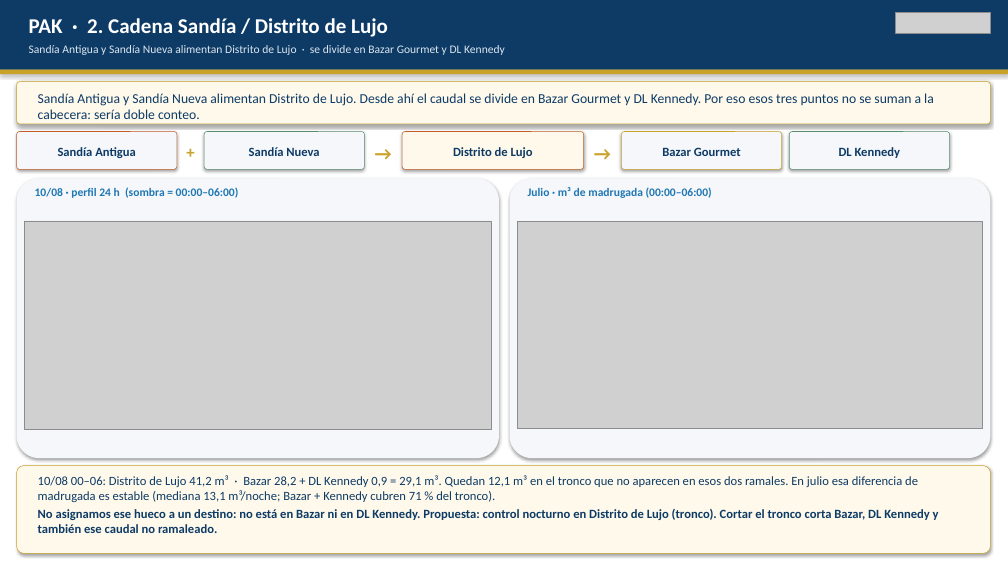
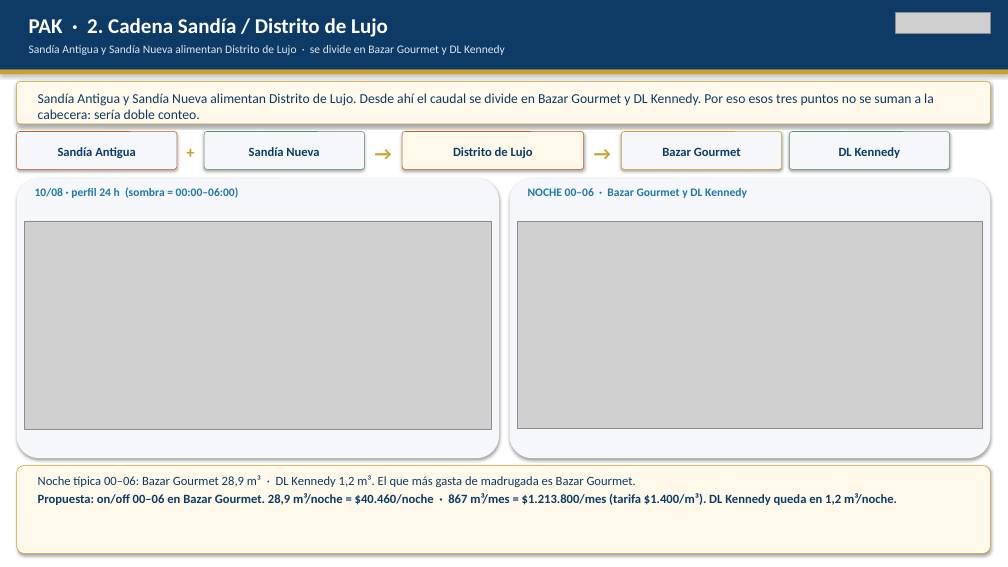
Before and after one commit to anibaloperacionesWes/wes-scripts, a slide deck: slide 15 of reports/Parque_Arauco/TMP_7MALLS/entrega_diego_anibal/Recorrido_ejecutivo_PA_MAE_20260817.pptx. Drawn at 1008x567 pixels with LibreOffice and Linux fonts; fonts in the diff are those of the drawing; grey boxes stand for pictures. Boxes give left, top, right and bottom in pixels: in the first picture for what was removed or moved away, otherwise in the second. Text is boxed around its words. In the diff, an @@ line names an element or a change of style, - is before the commit and + after.

```diff
--- a/reports/Parque_Arauco/TMP_7MALLS/entrega_diego_anibal/Recorrido_ejecutivo_PA_MAE_20260817.pptx
+++ b/reports/Parque_Arauco/TMP_7MALLS/entrega_diego_anibal/Recorrido_ejecutivo_PA_MAE_20260817.pptx
@@ text at box(528, 188, 747, 198): text changed @@
-Julio · m³ de madrugada (00:00–06:00)
+NOCHE 00–06 · Bazar Gourmet y DL Kennedy
@@ text at box(38, 475, 897, 505): text changed; bold on @@
-10/08 00–06: Distrito de Lujo 41,2 m³ · Bazar 28,2 + DL Kennedy 0,9 = 29,1 m³. Quedan 12,1 m³ en el tronco que no aparecen en esos dos ramales. En julio esa diferencia de madrugada es estable (mediana 13,1 m³/noche; Bazar + Kennedy cubren 71 % del tronco).
-No asignamos ese hueco a un destino: no está en Bazar ni en DL Kennedy. Propuesta: control nocturno en Distrito de Lujo (tronco). Cortar el tronco corta Bazar, DL Kennedy y también ese caudal no ramaleado.
+Noche típica 00–06: Bazar Gourmet 28,9 m³ · DL Kennedy 1,2 m³. El que más gasta de madrugada es Bazar Gourmet.
+Propuesta: on/off 00–06 en Bazar Gourmet. 28,9 m³/noche = $40.460/noche · 867 m³/mes = $1.213.800/mes (tarifa $1.400/m³). DL Kennedy queda en 1,2 m³/noche.
```
Also in this commit, not shown: 5 other slides changed, 1 other file.
